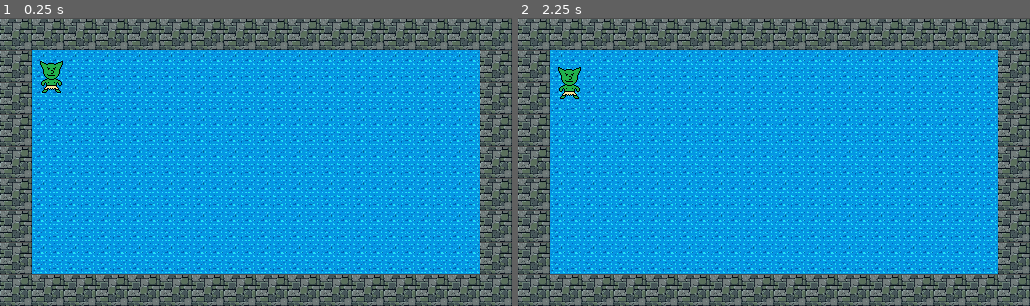
Above: before the commit, frames 1-2 (left to right).
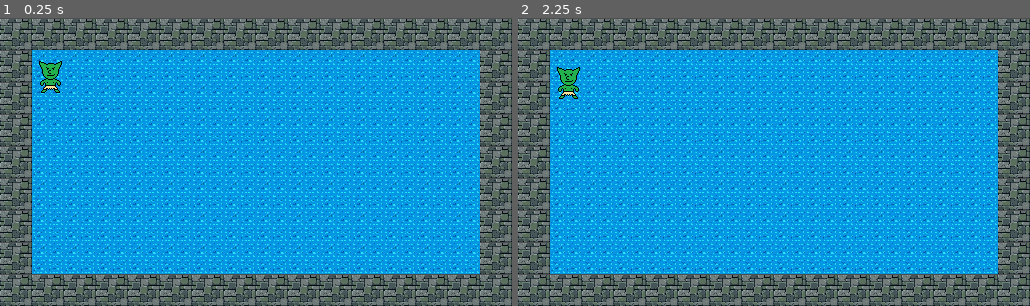
Above: after the commit, the same moments.

Repository: Zelloe/mage-frogs
Game: Godot game, scene res://scenes/game/game.tscn
The game is run twice, just before and just after one commit, with the same random seed, the same clock (stepped at 60 frames per second) and the same inputs.
Inputs:
- Up to frame 1 (0.25 s): no input
- Up to frame 2 (2.25 s): tap Enter at 0.5, 2 s; hold W (p1_up) 0.53-1.28 s; tap Down (p2_down) at 0.6, 2.1 s; tap Space at 1.25 s; hold S (p1_down) 1.28-2.03 s; tap Up (p2_up) at 1.35 s; hold W (p1_up) from 2.03 s (still down)

The runs differ from the first frame. In frame 1, 0.1% of the frame differs, in the area x 7-13%, y 14-27%; in frame 2, 0.1%.

Commit message:
agora os personagens sao virados conforme a direçao

Diff:
--- a/scenes/players/movement.gd
+++ b/scenes/players/movement.gd
@@ -9,6 +9,7 @@
 
 
 func _ready():
+	scale.x = side
 	if side > 0:
 		action_up = "p1_up"
 		action_down = "p1_down"
